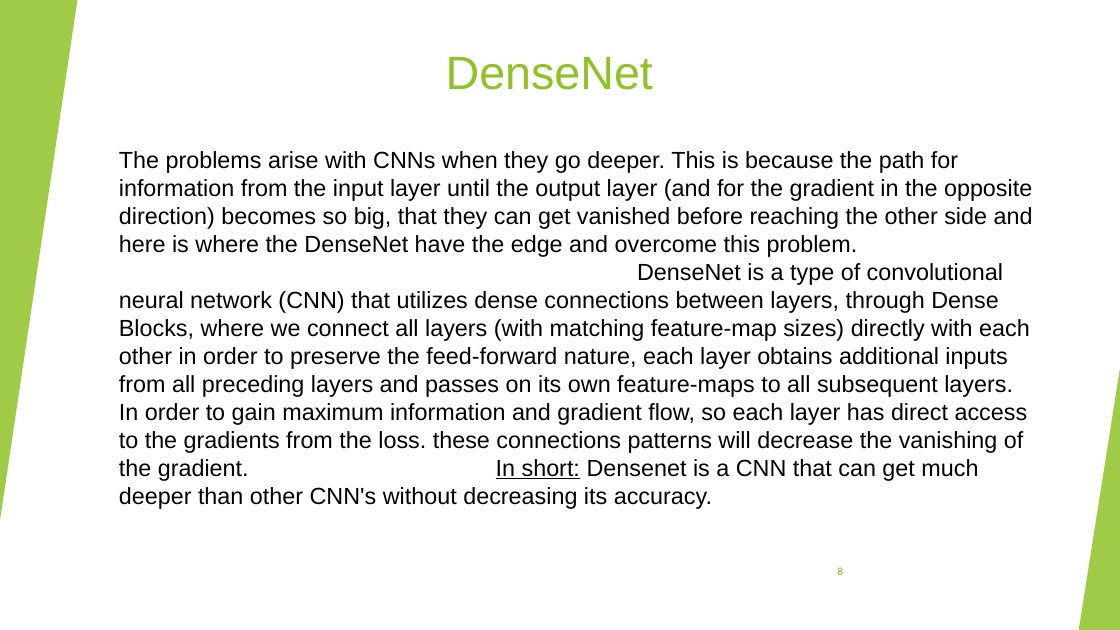
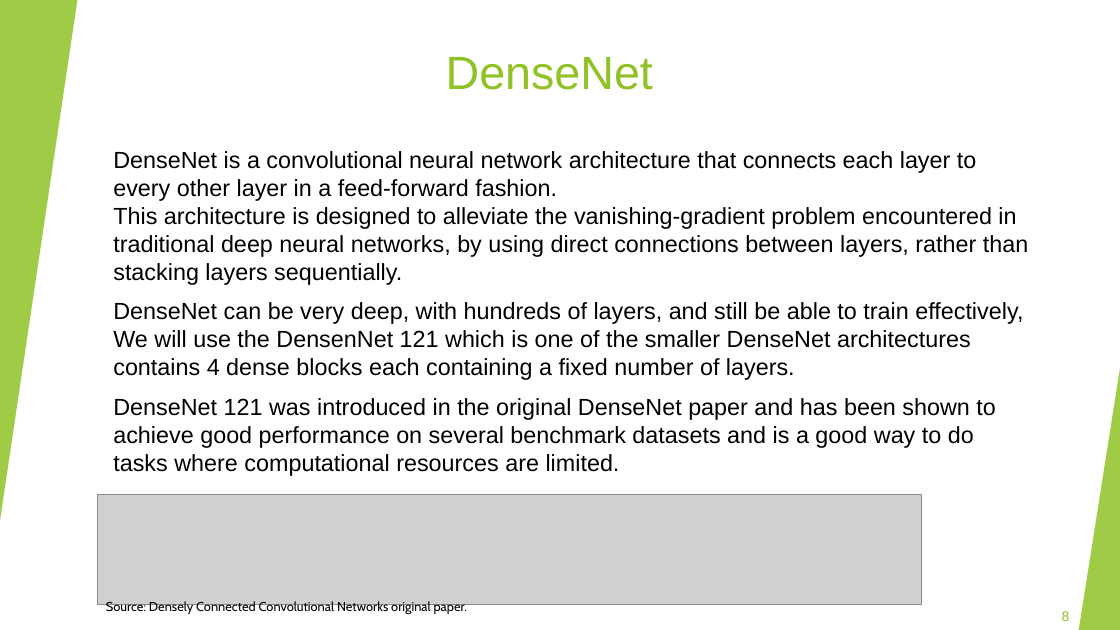
Before and after one commit to Shenhav26/Final_project, a slide deck: slide 8 of capstone project phase A.pptx. Drawn at 1120x630 pixels with LibreOffice and Linux fonts; fonts in the diff are those of the drawing; grey boxes stand for pictures. Boxes give left, top, right and bottom in pixels: in the first picture for what was removed or moved away, otherwise in the second. Text is boxed around its words. In the diff, an @@ line names an element or a change of style, - is before the commit and + after.

```diff
--- a/capstone project phase A.pptx
+++ b/capstone project phase A.pptx
@@ text at (113,151,1028,476): text changed @@
-The problems arise with CNNs when they go deeper. This is because the path for information from the input layer until the output layer (and for the gradient in the opposite direction) becomes so big, that they can get vanished before reaching the other side and here is where the DenseNet have the edge and overcome this problem. DenseNet is a type of convolutional neural network (CNN) that utilizes dense connections between layers, through Dense Blocks, where we connect all layers (with matching feature-map sizes) directly with each other in order to preserve the feed-forward nature, each layer obtains additional inputs from all preceding layers and passes on its own feature-maps to all subsequent layers. In order to gain maximum information and gradient flow, so each layer has direct access to the gradients from the loss. these connections patterns will decrease the vanishing of the gradient. In short: Densenet is a CNN that can get much deeper than other CNN's without decreasing its accuracy.
+DenseNet is a convolutional neural network architecture that connects each layer to every other layer in a feed-forward fashion. This architecture is designed to alleviate the vanishing-gradient problem encountered in traditional deep neural networks, by using direct connections between layers, rather than stacking layers sequentially.
+DenseNet can be very deep, with hundreds of layers, and still be able to train effectively, We will use the DensenNet 121 which is one of the smaller DenseNet architectures contains 4 dense blocks each containing a fixed number of layers.
+DenseNet 121 was introduced in the original DenseNet paper and has been shown to achieve good performance on several benchmark datasets and is a good way to do tasks where computational resources are limited.
@@ picture added at (97,495,921,604) @@
@@ text added at (106,601,467,615), 11 pt, text #000000 @@
+Source: Densely Connected Convolutional Networks original paper.
@@ page number: place and size @@
-page number at (837,567,843,575)
+page number at (1062,611,1070,621)
@@ page number at (1062,611,1070,621): size 9 to 12 pt, font Cabin to Arial @@
```
Also in this commit, not shown: 17 other slides changed, 1 slide removed.
